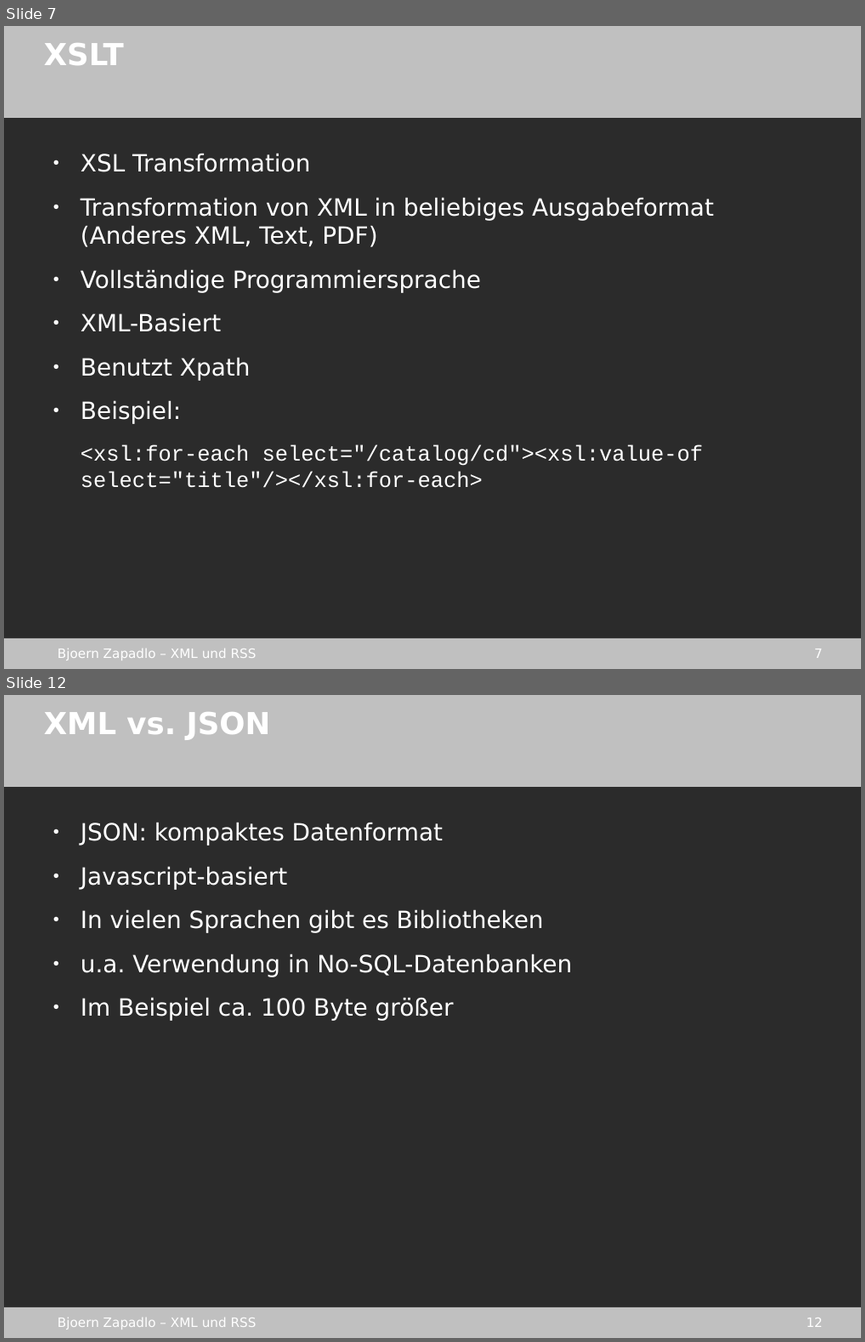
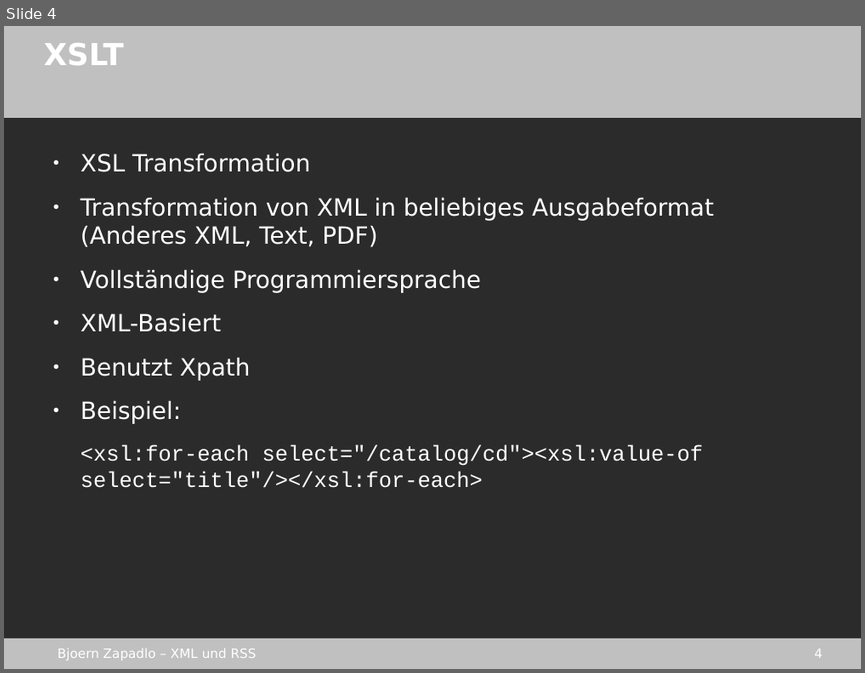
Before and after one commit to gmb2012/sae-xml_rss, a slide deck: stuff/xml_rss.odp. Shown one above the other, each under a label of ours: slides 7 and 12 before the commit, slide 4 after it; the slides between them are not shown. The pictures are 865x1342 and 865x673 pixels, drawn with LibreOffice and Linux fonts; fonts in the diff are those of the drawing; background and template pictures are left out; a plain dark background stands for a picture behind light text. Boxes give left, top, right and bottom in pixels: in the first picture for what was removed or moved away, otherwise in the second. Text is boxed around its words. In the diff, an @@ line names an element or a change of style, - is before the commit and + after.

```diff
--- a/stuff/xml_rss.odp
+++ b/stuff/xml_rss.odp
@@ slide 12 removed at [4, 695, 861, 1338], background picture (left out); not listed: 4 template elements that a slide beside it also shows @@
@@ title removed at [44, 712, 271, 740] @@
-XML vs. JSON
@@ text removed at [80, 822, 572, 1021] @@
-● JSON: kompaktes Datenformat
-● Javascript-basiert
-● In vielen Sprachen gibt es Bibliotheken
-● u.a. Verwendung in No-SQL-Datenbanken
-● Im Beispiel ca. 100 Byte größer
@@ what was slide 7 is now slide 4 @@
@@ page number at [814, 648, 823, 658]: text changed @@
-7
+4
```
Also in this commit, not shown: 13 other slides removed, 14 other files.
